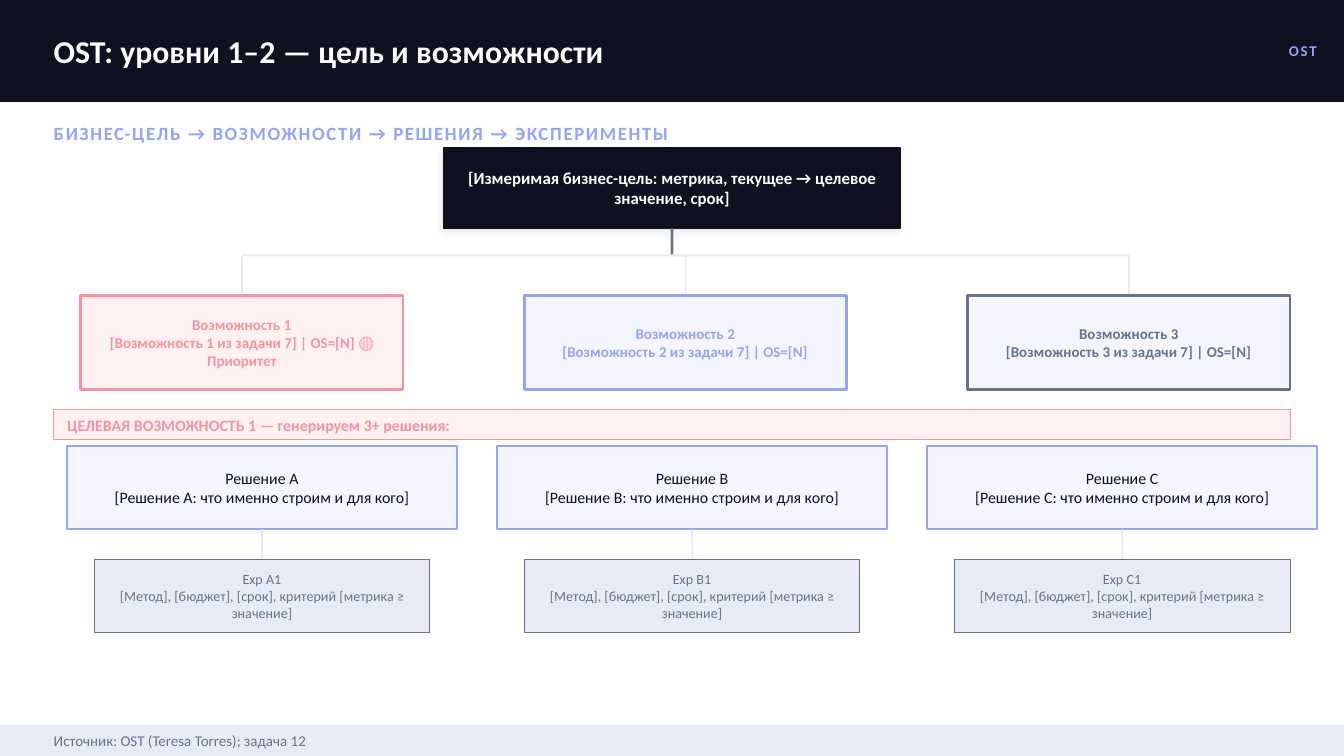
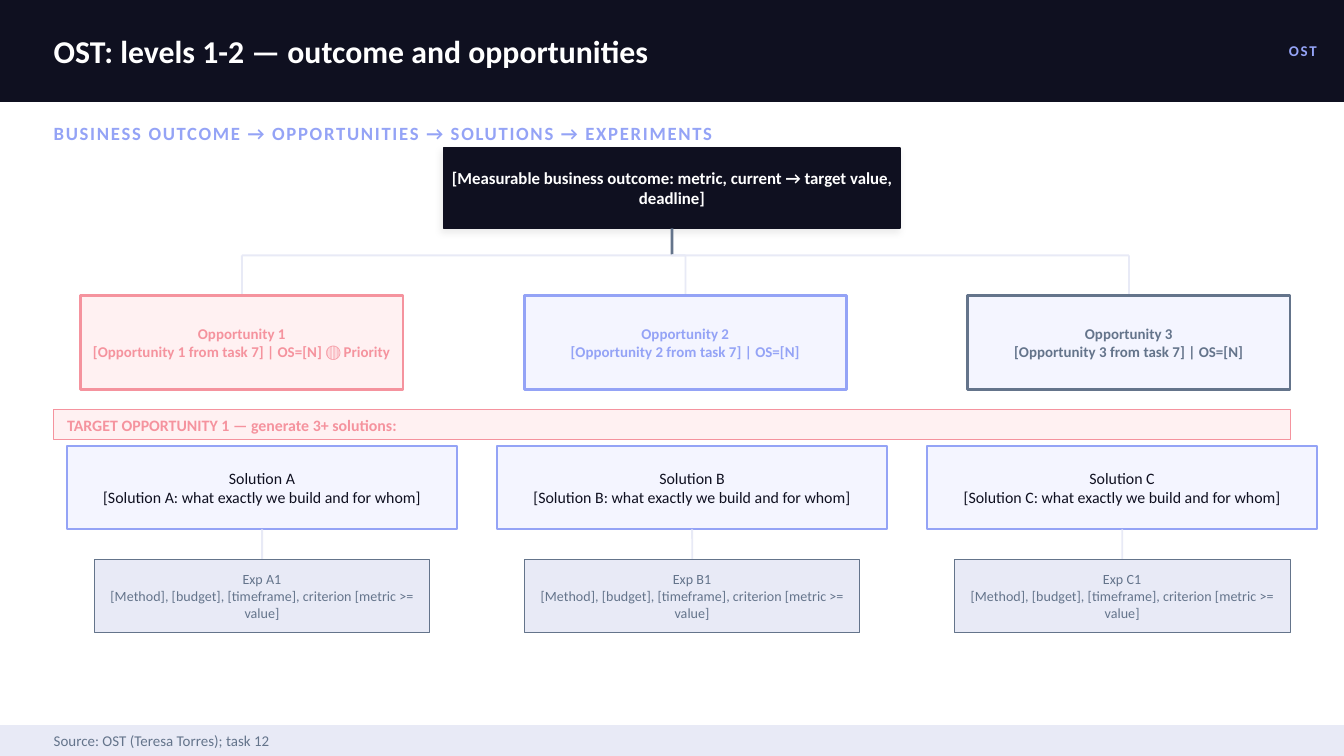
Before and after one commit to ipavelm/ultimate-product-discovery-skill, a slide deck: slide 25 of assets/presentation-template.pptx. Drawn at 1344x756 pixels with LibreOffice and Linux fonts; fonts in the diff are those of the drawing. Boxes give left, top, right and bottom in pixels: in the first picture for what was removed or moved away, otherwise in the second. Text is boxed around its words. In the diff, an @@ line names an element or a change of style, - is before the commit and + after.

```diff
--- a/assets/presentation-template.pptx
+++ b/assets/presentation-template.pptx
@@ text at box(54, 40, 648, 68): text changed @@
-OST: уровни 1–2 — цель и возможности
+OST: levels 1-2 — outcome and opportunities
@@ text at box(54, 128, 712, 140): text changed @@
-БИЗНЕС-ЦЕЛЬ → ВОЗМОЖНОСТИ → РЕШЕНИЯ → ЭКСПЕРИМЕНТЫ
+BUSINESS OUTCOME → OPPORTUNITIES → SOLUTIONS → EXPERIMENTS
@@ text at box(452, 171, 892, 207): text changed @@
-[Измеримая бизнес-цель: метрика, текущее → целевое значение, срок]
+[Measurable business outcome: metric, current → target value, deadline]
@@ text at box(93, 329, 390, 359): text changed @@
-Возможность 1
-[Возможность 1 из задачи 7] | OS=[N] 🔴 Приоритет
+Opportunity 1
+[Opportunity 1 from task 7] | OS=[N] 🔴 Priority
@@ text at box(571, 329, 799, 359): text changed @@
-Возможность 2
-[Возможность 2 из задачи 7] | OS=[N]
+Opportunity 2
+[Opportunity 2 from task 7] | OS=[N]
@@ text at box(1014, 328, 1243, 360): text changed @@
-Возможность 3
-[Возможность 3 из задачи 7] | OS=[N]
+Opportunity 3
+[Opportunity 3 from task 7] | OS=[N]
@@ text at box(67, 420, 396, 434): text changed @@
-ЦЕЛЕВАЯ ВОЗМОЖНОСТЬ 1 — генерируем 3+ решения:
+TARGET OPPORTUNITY 1 — generate 3+ solutions:
@@ text at box(103, 473, 421, 506): text changed @@
-Решение A
-[Решение A: что именно строим и для кого]
+Solution A
+[Solution A: what exactly we build and for whom]
@@ text at box(533, 473, 851, 506): text changed @@
-Решение B
-[Решение B: что именно строим и для кого]
+Solution B
+[Solution B: what exactly we build and for whom]
@@ text at box(964, 473, 1281, 506): text changed @@
-Решение C
-[Решение C: что именно строим и для кого]
+Solution C
+[Solution C: what exactly we build and for whom]
@@ text at box(110, 591, 396, 620): text changed @@
-[Метод], [бюджет], [срок], критерий [метрика ≥ значение]
+[Method], [budget], [timeframe], criterion [metric >= value]
@@ text at box(541, 591, 826, 620): text changed @@
-[Метод], [бюджет], [срок], критерий [метрика ≥ значение]
+[Method], [budget], [timeframe], criterion [metric >= value]
@@ text at box(971, 591, 1256, 620): text changed @@
-[Метод], [бюджет], [срок], критерий [метрика ≥ значение]
+[Method], [budget], [timeframe], criterion [metric >= value]
@@ text at box(54, 735, 269, 748): text changed @@
-Источник: OST (Teresa Torres); задача 12
+Source: OST (Teresa Torres); task 12
```
Also in this commit, not shown: 24 other slides changed, 9 slides added, 9 slides removed, 6 other files.
